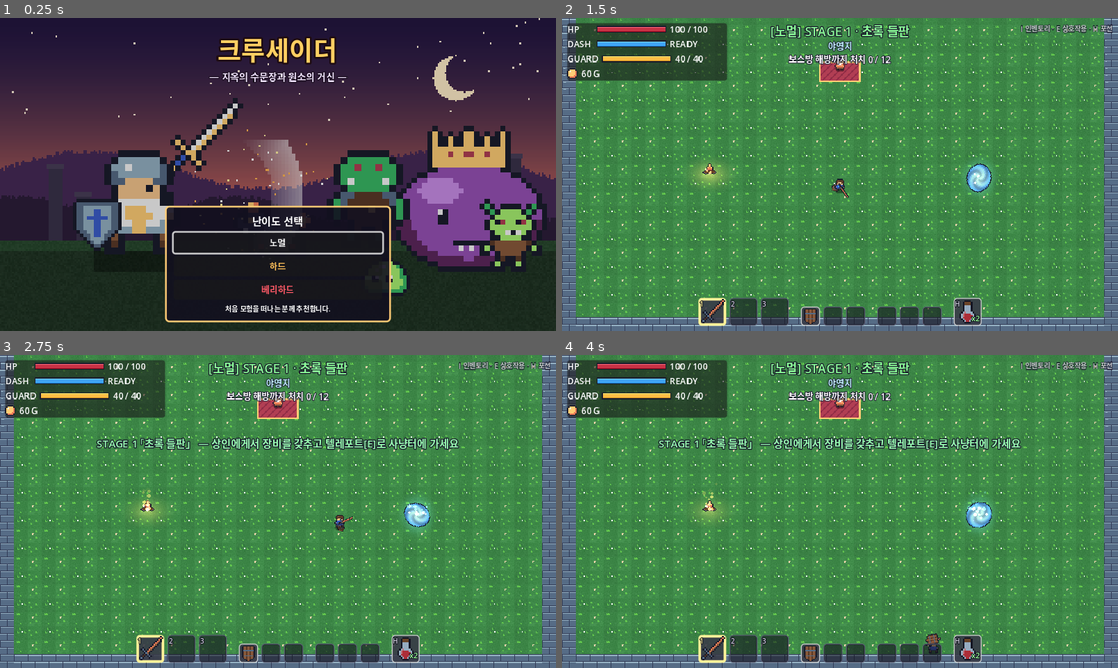
Above: before the commit, frames 1-4 (two rows, left to right).
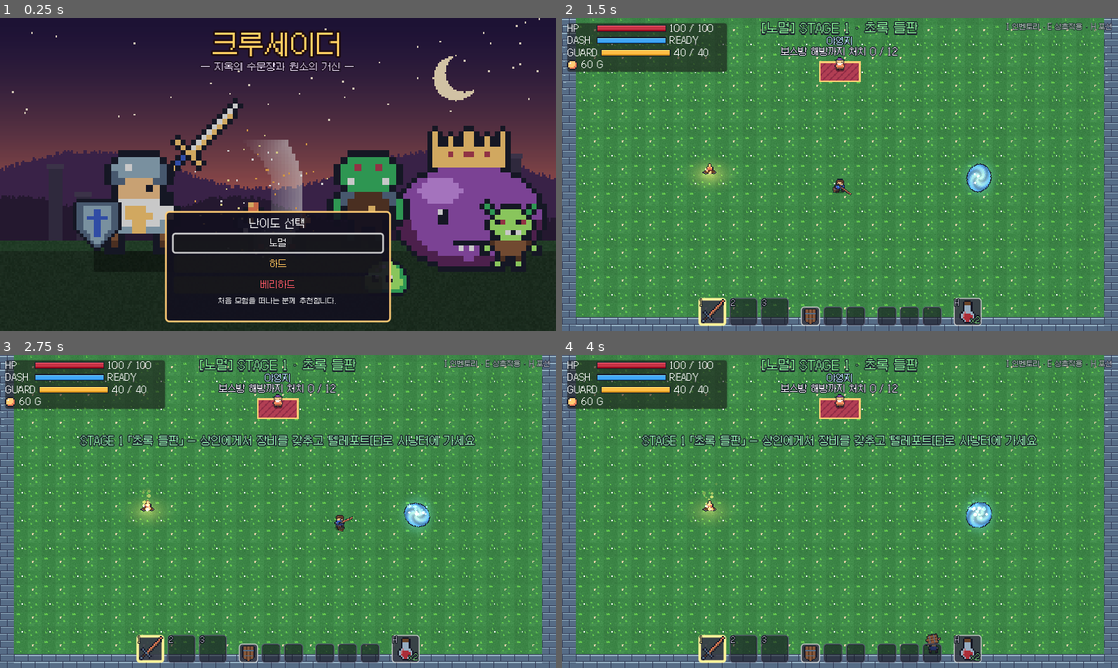
Above: after the commit, the same moments.

Repository: warden-sc/skm
Game: Godot game, scene res://scenes/title/title.tscn
Same seed, same stepped clock (60 frames per second), same inputs: the game is played once before the commit and once after it.
Inputs (mouse positions are in pixels of both pictures, inside the frame that each line leads up to):
- Up to frame 1 (0.25 s): no input
- Up to frame 2 (1.5 s): click "노멀" at 0.5 s; click "모험 시작 ▶" at 1.25 s
- Up to frame 3 (2.75 s): move the mouse to (400, 495) at 2.02 s; press the mouse at (400, 495) at 2.03 s; hold D (move_right) from 2.03 s (still down)
- Up to frame 4 (4 s): move the mouse to (728, 527) at 2.77 s; release D (move_right) at 2.78 s; release the mouse at (728, 527) at 2.78 s; hold S (move_down) 2.78-3.53 s; tap Space (dash) at 2.85 s; move the mouse to (895, 442) at 3.52 s; hold D (move_right) from 3.53 s (still down); hold Right mouse button (guard) from 3.53 s (still down)

The runs differ from the first frame. In frame 1, 4.8% of the frame differs, in the area x 29-71%, y 3-95%; in frame 2, 5.2%; in frame 3, 7.7%, in the area x 0-99%, y 0-98%; in frame 4, 7.7%.

Commit message:
Bundle a Korean font and add export presets for sharing builds
Exported builds rendered all Korean text as empty boxes because the
editor had been borrowing system fonts that a browser or a PC
without Korean fonts does not have. The Galmuri11 pixel font (SIL OFL
1.1, license included) is now the project theme's default font.

Adds Windows Desktop (single exe with embedded pck) and Web
(no-threads, works on static hosting) export presets, stops ignoring
export_presets.cfg, ignores build/, and documents how teammates can
play the Windows build, host the web build, or open the project.

Co-Authored-By: Claude Opus 5.5 <noreply@anthropic.com>
Claude-Session: https://claude.ai/code/session_017kzBYQ1wMGzDZKKy1FxXD8

Diff:
--- a/assets/ui/game_theme.tres
+++ b/assets/ui/game_theme.tres
@@ -1,4 +1,7 @@
-[gd_resource type="Theme" format=3]
+[gd_resource type="Theme" load_steps=2 format=3]
+
+[ext_resource type="FontFile" path="res://assets/fonts/Galmuri11.ttf" id="1_font"]
 
 [resource]
+default_font = ExtResource("1_font")
 default_font_size = 10
Not shown, added: assets/fonts/Galmuri-OFL-LICENSE.txt
Binary file added: assets/fonts/Galmuri11.ttf
Not shown, added: assets/fonts/Galmuri11.ttf.import
Not shown, added: export_presets.cfg
Not shown, changed: .gitignore
Not shown, changed: README.md
